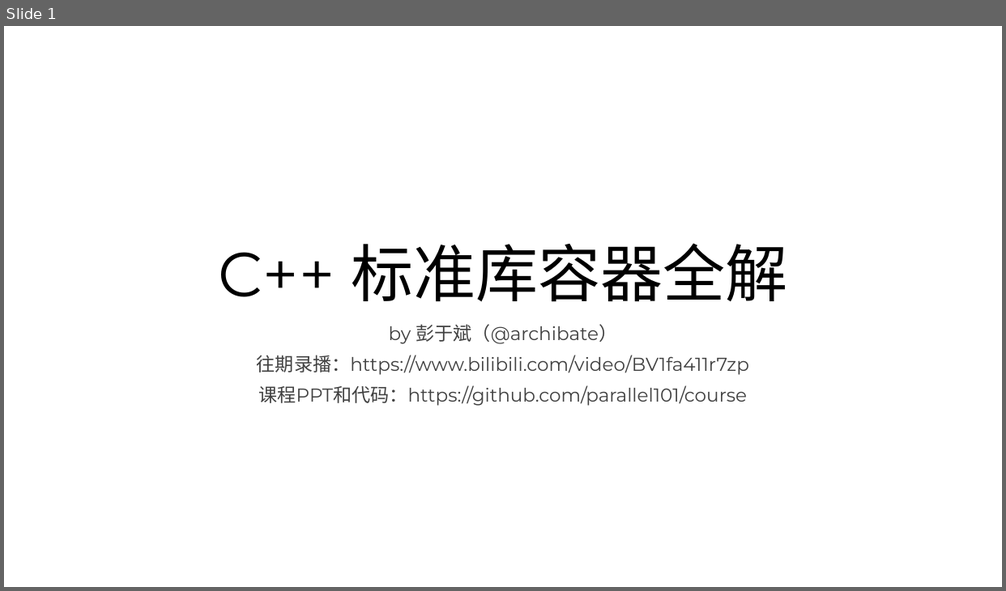
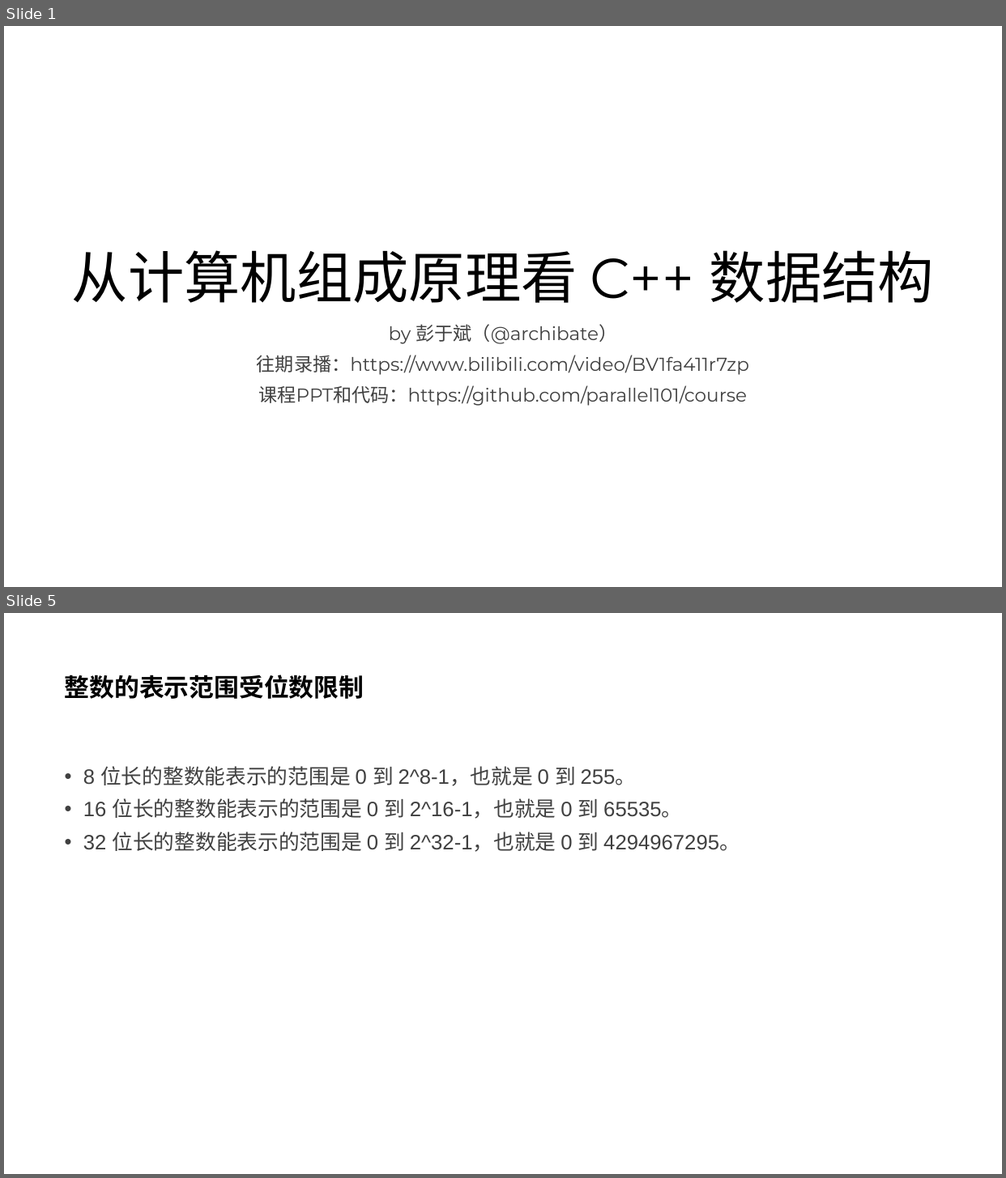
Before and after one commit to parallel101/course, a slide deck: 12/slides.pptx. Shown one above the other, each under a label of ours: slide 1 before the commit, slides 1 and 5 after it; the slides between them are not shown. The pictures are 1006x591 and 1006x1178 pixels, drawn with LibreOffice and Linux fonts; fonts in the diff are those of the drawing. Boxes give left, top, right and bottom in pixels: in the first picture for what was removed or moved away, otherwise in the second. Text is boxed around its words. In the diff, an @@ line names an element or a change of style, - is before the commit and + after.

```diff
--- a/12/slides.pptx
+++ b/12/slides.pptx
@@ slide 5 added at (4,613,1002,1174), background #FFFFFF @@
@@ title added at (65,675,364,699), 24 pt, text #000000, bold @@
+整数的表示范围受位数限制
@@ text added at (83,766,740,852), 20 pt, text #404040 @@
+• 8 位长的整数能表示的范围是 0 到 2^8-1，也就是 0 到 255。
+• 16 位长的整数能表示的范围是 0 到 2^16-1，也就是 0 到 65535。
+• 32 位长的整数能表示的范围是 0 到 2^32-1，也就是 0 到 4294967295。
@@ slide 1 changed as well @@
@@ title at (72,250,934,303): text changed; size 60 to 54 pt @@
-C++ 标准库容器全解
+从计算机组成原理看 C++ 数据结构
```
Also in this commit, not shown: 19 other slides added, 5 other files.
